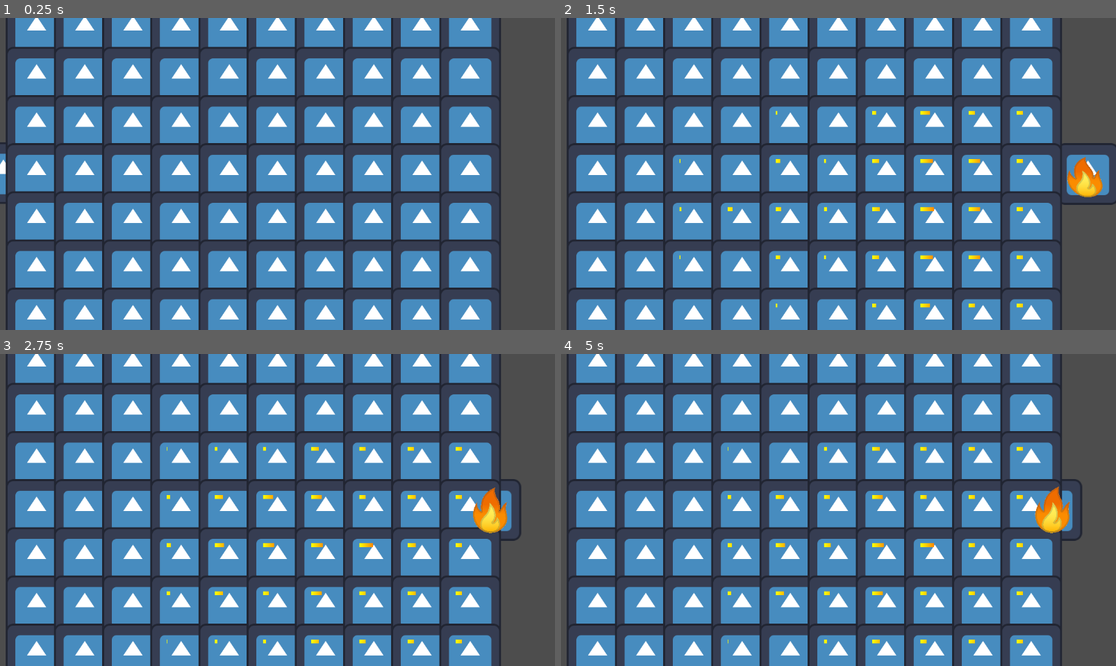
Above: before the commit, frames 1-4 (two rows, left to right).
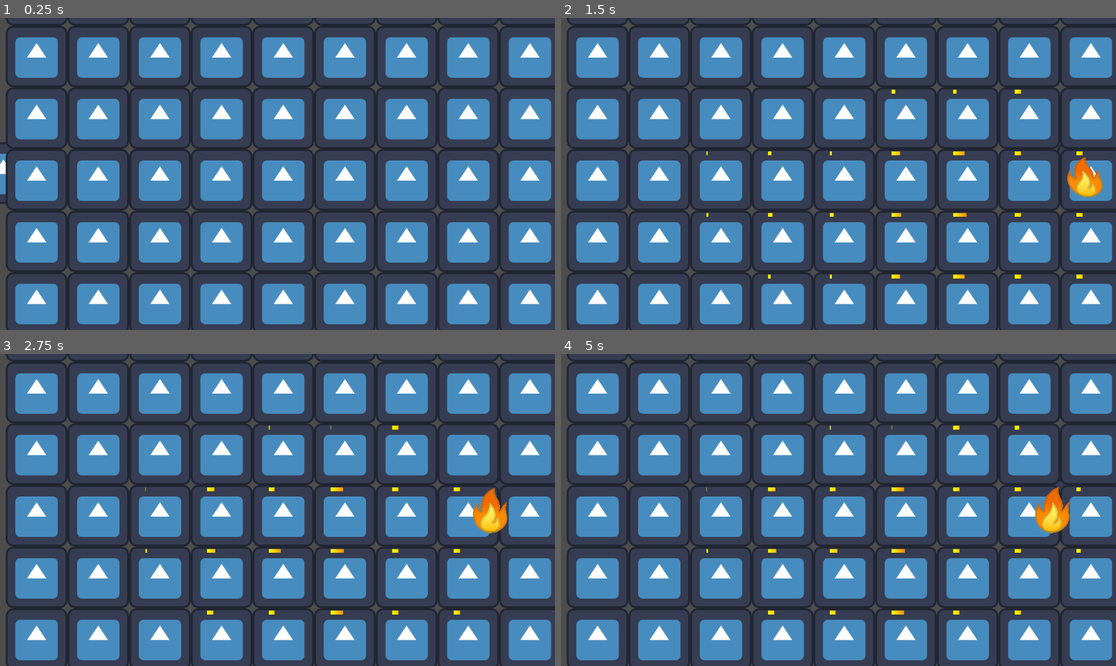
Above: after the commit, the same moments.

Repository: LiamRICE/CoopSpaceGame
Game: Godot game, scene res://scenes/test_scene.tscn
The game is run twice, just before and just after one commit, with the same random seed, the same clock (stepped at 60 frames per second) and the same inputs. After the commit the project has no main scene; this scene is started directly in both runs. The engine's default icon, where the game draws it, is replaced by a stand-in: a white triangle on a blue panel in a dark square.
Inputs:
- Up to frame 1 (0.25 s): no input
- Up to frame 2 (1.5 s): tap Enter (ui_accept) at 0.5, 0.6, 0.77, 1.07 s; hold D (right) 0.53-1.28 s; hold S (down) from 1.28 s (still down); tap Shift (sprint) at 1.35 s
- Up to frame 3 (2.75 s): tap Enter (ui_accept) at 1.52, 1.55, 1.82, 2.1 s; release S (down) at 2.03 s; hold D (right) from 2.03 s (still down)
- Up to frame 4 (5 s): release D (right) at 2.78 s; hold W (up) 2.78-3.53 s; tap Shift (sprint) at 2.85, 4.35 s; tap Enter (ui_accept) at 3.02, 3.05, 3.32, 3.6, 3.77, 4.07, 4.52, 4.55, 4.82 s; hold A (left) from 3.53 s (still down)

The runs differ from the first frame. In frame 1, 63% of the frame differs, in the area x 1-100%, y 0-100%; in frame 2, 63%; in frame 3, 63%; in frame 4, 63%.

Commit message:
Refactors to the flammable and health components. They still present some issues with performance. "Systems" not yet implemented. Added a Dialogue System. Not fully complete, the interpreter needs to have more functionality inserted to make fully operational. Added a new scripting language to script dialogue scenes. Removed "test_scene" from the projects main scene. No main scene is selected.

Diff:
--- a/project.godot
+++ b/project.godot
@@ -11,7 +11,6 @@
 [application]
 
 config/name="CoopSpaceGame"
-run/main_scene="res://scenes/test_scene.tscn"
 config/features=PackedStringArray("4.2", "Forward Plus")
 config/icon="res://icon.svg"
 
--- /dev/null
+++ b/ressources/data/dialogue/test_dialogue.tres
@@ -0,0 +1,7 @@
+[gd_resource type="Resource" script_class="DialogueResource" load_steps=2 format=3 uid="uid://b7uqkfu2342ia"]
+
+[ext_resource type="Script" path="res://ressources/data/interactions/dialogue_resource.gd" id="1_qswdf"]
+
+[resource]
+script = ExtResource("1_qswdf")
+dialogue_tree = ""
--- /dev/null
+++ b/ressources/data/interactions/dialogue_manager.gd
@@ -0,0 +1,111 @@
+class_name DialogueManager
+
+enum state {DONE, NEXT, OPTION}
+
+signal dialogue_finished(String)
+
+# Parses the text from the DialogueResource and shows the first line of dialogue upon interacting with the character
+# Returns if the character has another line of dialogue to say
+static func show_dialogue(resource, state:Dictionary, start:String = "") -> void:
+	# Save the indexes and names of markers in the script in a dict
+	var markers :Dictionary = {}
+
+	# Open the script file
+	var file := FileAccess.open("res://ressources/data/dialogue/test_dialogue.txt", FileAccess.READ)
+	var text = file.get_as_text()
+
+	# Remove all of the excess data from the script
+	text = text.get_slice("=>start", 1)
+	text = text.get_slice("=>end", 0)
+	var lines = text.split("\n", false)
+
+	# Strip the lines of any comments and complete the markers dict
+	var pos := 0
+	for line in lines:
+		if "#" in line:
+			line = line.get_slice("#", 0)
+			if line.ends_with(" "):
+				line = line.left(-1)
+		if "~" in line:
+			markers[line.get_slice("~", 1)] = pos
+		pos += 1
+
+	# Evaluates each line sequentially
+	_evaluate_lines(lines, 1, markers, state)
+
+
+# Presents the dialogue options at the string marker to the player
+# Returns the # of the option selected (ex: if there are 3 dialogue options and the player chooses the second, returns 2)
+# A return of 0 means no option was selected in the case of timed dialog.
+static func _show_options(options:Array[String]) -> int:
+	# TODO Create the show options dialogue
+	return 0
+
+
+static func _get_options(lines:Array[String], index:int) -> Array[String]:
+	# TODO List the options that can be selected by the player
+	return [""]
+
+
+# Evaluates the effect of a line and creates it's effect.
+# Returns the number of the next line to be evaluated
+static func _evaluate_lines(lines:Array[String], index:int, markers:Dictionary, state:Dictionary) -> int:
+	# isolates the evaluated line
+	var line:String = lines[index]
+
+	# Find the order of the line (num of indents)
+	var level := 0
+	while line[level] == "\t":
+		level += 1
+
+	# Match the first character to any commands
+	var index_changed := false
+	match line[level]:
+		"-":
+			# TODO create an options dialogue
+			index = _show_options(_get_options(lines, index))
+		"%":
+			# TODO print line to a UI element
+			print(line % state["name"])
+		_:
+			if line.begins_with("IF"):
+				# TODO handle if statements
+				print("If statement")
+
+			elif line.begins_with("ELIF"):
+				# TODO handle elif statements
+				print("If statement")
+
+			elif line.begins_with("ELSE"):
+				# TODO handle else statements
+				print("If statement")
+
+			elif line.begins_with("CHNG"):
+				var key := line.get_slice(" ", 1)
+				if state.has(key):
+					match typeof(state[key]):
+						TYPE_INT:
+							state[key] = line.get_slice(" ", 2).to_int()
+						TYPE_FLOAT:
+							state[key] = line.get_slice(" ", 2).to_float()
+						TYPE_STRING:
+							state[key] = line.get_slice(" ", 2)
+						TYPE_BOOL:
+							if line.get_slice(" ", 2) == "true":
+								state[key] = true
+							else:
+								state[key] = false
+
+			elif line.begins_with("JMP"):
+				# TODO Handle jump cases
+				print("If statement")
+
+			elif line.begins_with("RTN"):
+				# TODO Handle return cases
+				print("If statement")
+
+	# increment the index if no other modifications or jumps happened
+	if !index_changed:
+		index += 1
+
+	return 0
--- /dev/null
+++ b/ressources/data/interactions/dialogue_resource.gd
@@ -0,0 +1,4 @@
+class_name DialogueResource
+extends Resource
+
+@export var dialogue_tree :String
--- a/scenes/entity_components/health_component.gd
+++ b/scenes/entity_components/health_component.gd
@@ -5,11 +5,15 @@
 
 # Properties
 @export var maxHealth :float
-@export var health :float:
+var health :float:
 	set(value):
 		health = clampf(value, 0, maxHealth)
 	get:
 		return roundi(health)
+
+
+func _ready():
+	health = maxHealth
 
 
 # Called when the node enters the scene tree for the first time.
--- /dev/null
+++ b/scenes/entity_components/interact_component.gd
@@ -0,0 +1,11 @@
+extends Node2D
+
+
+# Called when the node enters the scene tree for the first time.
+func _ready():
+	pass # Replace with function body.
+
+
+# Called every frame. 'delta' is the elapsed time since the previous frame.
+func _process(delta):
+	pass
--- /dev/null
+++ b/scenes/objects/Properties/actionable.gd
@@ -0,0 +1,10 @@
+extends Area2D
+
+
+@export var dialogue_file :Resource
+@export var variable_tags :Dictionary
+
+
+# Called when the node enters the scene tree for the first time.
+func action():
+	pass # Replace with function body.
--- /dev/null
+++ b/scenes/objects/Properties/actionable.tscn
@@ -0,0 +1,8 @@
+[gd_scene load_steps=2 format=3 uid="uid://wwc3kxkiera"]
+
+[ext_resource type="Script" path="res://scenes/objects/Properties/actionable.gd" id="1_hh1q3"]
+
+[node name="Actionable" type="Area2D"]
+collision_layer = 4
+collision_mask = 0
+script = ExtResource("1_hh1q3")
--- /dev/null
+++ b/scenes/objects/Properties/flammability_system.gd
@@ -0,0 +1,19 @@
+extends Node
+
+
+var object_list : Array[Flammable] = []
+
+
+# Called when the node enters the scene tree for the first time.
+func _ready():
+	for i in get_tree().get_nodes_in_group("flammables"):
+		object_list.append(i)
+
+
+# Called every frame. 'delta' is the elapsed time since the previous frame.
+func _process(delta):
+	pass
+
+
+func add_flammable(flammable:Flammable):
+	object_list.append(flammable)
--- /dev/null
+++ b/scenes/objects/Properties/flammability_system.tscn
@@ -0,0 +1,6 @@
+[gd_scene load_steps=2 format=3 uid="uid://32pofpw040b1"]
+
+[ext_resource type="Script" path="res://scenes/objects/Properties/flammability_system.gd" id="1_gcci8"]
+
+[node name="FlammabilitySystem" type="Node"]
+script = ExtResource("1_gcci8")
--- a/scenes/objects/Properties/flammable.gd
+++ b/scenes/objects/Properties/flammable.gd
@@ -1,9 +1,6 @@
 class_name Flammable
 
-extends Node
-
-# Properties enumeration
-const Properties = preload("res://scenes/objects/object_enums.gd").Properties
+extends Node2D
 
 # Property Constants
 const FIRE_DMG :float = 5
@@ -18,19 +15,26 @@
 # Associated nodes
 @onready var effect := $Effect
 @onready var fire_bar := $FireBar
+@onready var dmg_timer = $DmgTimer
+@export var healthComponent :HealthComponent
 var spreading_nodes :Array[Flammable] = []
 
 # control variables
 var spread_counter :int = 0
 
 
+# Called once at the instantiation of the object once it joins the tree
 func _ready():
 	if is_burning:
 		start_fire(true)
 	elif is_being_lit:
 		spread_fire()
 
+	# Connect the dmg_timer timeout signal to the inflict_dmg function
+	dmg_timer.timeout.connect(inflict_damage)
 
+
+# Called 60 times per second for every physics update
 func _physics_process(delta):
 	# List the nodes no longer in range and remove them
 	var nodes_to_erase :Array[Flammable] = []
@@ -38,85 +42,105 @@
 
 	# Check if the was being set on fire in the previous frame
 	if is_being_lit:
-		# Initialize variables for the spreading
-		var spread := false # Assume that no nodes are in range
-		var i := 0 # Start at index 0 of the spreading nodes list
-		var max := spreading_nodes.size() # Get the length of the spreading nodes array
-
-		# If no node in range has been previously detected, check if next node is in range (and check that not getting index out-of-range)
-		while not spread and i < max:
-			var dst = spreading_nodes[i].global_position.distance_to(self.global_position) # Check range to current node
-			if dst <= SPREAD_DST * 100: # if a source is in range, no need to check if other sources are in range
-				spread = true # The node has been spread to
-				if fire_bar.value >= fire_bar.max_value: # If the loading bar has reached it's max value, start the fire and remove all spreading nodes
-					start_fire()
-					spreading_nodes = []
-				else: # Otherwise, the value hasn't reached the max, so add the delta to the value
-					fire_bar.value += delta
-			else: # If the node is no longer in range
-				nodes_to_erase.append(spreading_nodes[i]) # Add that node to the list of nodes to no longer check
-			i += 1 # Increment the index
-		if not spread: # If no spreading has occurred, decrement the progress bar
-			fire_bar.value -= delta # decrease the progress bar
-			if fire_bar.value <= 0: # If the progress bar is below or at zero
-				spreading_nodes = [] # Remove all spreading nodes (no nodes in range)
-				is_being_lit = false # The node is no longer actively being lit
-				fire_bar.visible = false # The fire bar can be hidden since no spreading is occuring
+		_update_spreading(delta, nodes_to_erase)
 
 	# Erase nodes that are out of range
 	for i in nodes_to_erase:
 		spreading_nodes.erase(i)
 
 	# If the object can spread fire and is burning (the spread_counter makes this function execute at 4Hz)
-	if is_spreadable and is_burning and spread_counter >= 15:
+	if is_burning and is_spreadable and spread_counter >= 15:
 		spread_counter = 0 # Reset the spread_counter
-		var flammables := get_tree().get_nodes_in_group("flammables") # Get all of the flammable objects in the scene
-		for i in flammables:
-			if not i == self and not i.is_burning: # If the node being checked is on fire and is not itself
-				var distance = self.global_position.distance_to(i.global_position) # Calculate the distance to that node
-				if distance <= SPREAD_DST * 100:
-					i.spread_fire(self) # If it's in the radius, spread fire to it
+		_spread_fire_to_flammables()
+
+
+# Update the spreading of the object
+func _update_spreading(delta:float, nodes_to_erase:Array[Flammable]):
+	# Initialize variables for the spreading
+	var spread := false # Assume that no nodes are in range
+	var i := 0 # Start at index 0 of the spreading nodes list
+	var max := spreading_nodes.size() # Get the length of the spreading nodes array
+
+	# If no node in range has been previously detected, check if next node is in range (and check that not getting index out-of-range)
+	while not spread and i < max:
+		if spreading_nodes[i] == null and i < max-1:
+			nodes_to_erase.append(spreading_nodes[i])
+			i += 1
+		elif spreading_nodes[i] == null:
+			nodes_to_erase.append(spreading_nodes[i])
+			return
+		var dst = spreading_nodes[i].global_position.distance_to(self.global_position) # Check range to current node
+		if dst <= SPREAD_DST * 100: # if a source is in range, no need to check if other sources are in range
+			spread = true # The node has been spread to
+			if fire_bar.value >= fire_bar.max_value: # If the loading bar has reached it's max value, start the fire and remove all spreading nodes
+				start_fire()
+				spreading_nodes = []
+			else: # Otherwise, the value hasn't reached the max, so add the delta to the value
+				fire_bar.value += delta
+		else: # If the node is no longer in range
+			nodes_to_erase.append(spreading_nodes[i]) # Add that node to the list of nodes to no longer check
+		i += 1 # Increment the index
+	if not spread: # If no spreading has occurred, decrement the progress bar
+		fire_bar.value -= delta # decrease the progress bar
+		if fire_bar.value <= 0: # If the progress bar is below or at zero
+			spreading_nodes = [] # Remove all spreading nodes (no nodes in range)
+			is_being_lit = false # The node is no longer actively being lit
+			fire_bar.visible = false # The fire bar can be hidden since no spreading is occuring
 
 
 func spread_fire(node:Flammable = self):
+	# Check that the fire is elegible to being spread to
 	if not is_burning and not is_being_lit:
+		# If it's elegible but not actively being lit, initialise the spreading by showing the progress bar and setting the values
 		is_being_lit = true
 		fire_bar.value = 0
 		fire_bar.visible = true
 		fire_bar.max_value = 100/FLAMMABILITY
-		spreading_nodes.append(node)
+		spreading_nodes.append(node) # Add the node spreading the fire to this object's list of affecting nodes
+
+	# In the case the fire is already being lit by another source, just add that source to the list of affecting nodes
 	elif not is_burning and is_being_lit:
+		# Just add the node spreading the fire to this object's list of affecting nodes
 		spreading_nodes.append(node)
 
 
-func inflict_damage(healthComponent):
-	healthComponent.health -= FIRE_DMG
+func inflict_damage():
+	# adds damage to the health component
+	#healthComponent.take_damage(FIRE_DMG)
+	pass
 
 
 func start_fire(forced:bool = false):
-	if forced:
-		initialize_fire()
-	elif not is_burning and is_being_lit:
-		initialize_fire()
+	# Start the fire if the lighting is forced or if the object is not currently burning and is being set on fire
+	if forced or (not is_burning and is_being_lit):
+		# Set the object to be burning, show the graphics effect and hide the progress bar
+		is_burning = true
+		is_being_lit = false
+		fire_bar.visible = false
+		effect.visible = true
+
+		# Start a timer to inflict damage every second to the object's HealthComponent
+		dmg_timer.start(1)
+
+		if is_spreadable:
+			# If the fire is spreadeable to other nearby entities, spread the fire to other flammables in range
+			_spread_fire_to_flammables()
 
 
-func initialize_fire():
-	is_burning = true
-	is_being_lit = false
-	fire_bar.visible = false
-	effect.visible = true
-	if is_spreadable:
-		var flammables := get_tree().get_nodes_in_group("flammables")
-		for i in flammables:
-			if not i == self and not i.is_burning:
-				var distance = self.global_position.distance_to(i.global_position)
-				if distance <= SPREAD_DST * 100:
-					i.spread_fire(self)
+func _spread_fire_to_flammables():
+	var flammables := get_tree().get_nodes_in_group("flammables") # Get all of the flammable objects in the scene
+	for i in flammables:
+		if not i == self and not i.is_burning and not self in i.spreading_nodes: # If the node being checked is on fire and is not itself
+			var distance = self.global_position.distance_to(i.global_position) # Calculate the distance to that node
+			if distance <= SPREAD_DST * 100:
+				i.spread_fire(self) # If it's in the radius, spread fire to it
 
 
 func stop_fire():
-	if is_burning:
+	if is_burning: # if the object is already burning stop the burning and hide the burn effect
 		is_burning = false
 		effect.visible = false
-	if is_being_lit:
+	if is_being_lit: # If the object was only being lit, hide the progress bar and reset it to 0
 		is_being_lit = false
+		fire_bar.visible = false
+		fire_bar.value = 0
--- a/scenes/objects/Properties/flammable.tscn
+++ b/scenes/objects/Properties/flammable.tscn
@@ -36,3 +36,5 @@
 stretch_margin_right = 1
 stretch_margin_bottom = 1
 texture_progress = SubResource("GradientTexture1D_lfa6d")
+
+[node name="DmgTimer" type="Timer" parent="."]
--- a/scenes/objects/static_object.tscn
+++ b/scenes/objects/static_object.tscn
@@ -20,5 +20,7 @@
 shape = SubResource("RectangleShape2D_k3kry")
 
 [node name="HealthComponent" parent="." instance=ExtResource("3_vtco4")]
+maxHealth = 10.0
 
-[node name="Flammable" parent="." instance=ExtResource("2_vbrwk")]
+[node name="Flammable" parent="." node_paths=PackedStringArray("healthComponent") instance=ExtResource("2_vbrwk")]
+healthComponent = NodePath("../HealthComponent")
--- a/scenes/test_scene.tscn
+++ b/scenes/test_scene.tscn
@@ -2,6 +2,21 @@
 
 [ext_resource type="Script" path="res://scenes/testing_script.gd" id="1_3hsn6"]
 [ext_resource type="PackedScene" uid="uid://dhlbnkmfh4ixf" path="res://scenes/objects/static_object.tscn" id="1_fxxfu"]
+
+[sub_resource type="Animation" id="Animation_juny8"]
+length = 0.001
+tracks/0/type = "value"
+tracks/0/imported = false
+tracks/0/enabled = true
+tracks/0/path = NodePath("Box:position")
+tracks/0/interp = 1
+tracks/0/loop_wrap = true
+tracks/0/keys = {
+"times": PackedFloat32Array(0),
+"transitions": PackedFloat32Array(1),
+"update": 0,
+"values": [Vector2(-569, -2)]
+}
 
 [sub_resource type="Animation" id="Animation_fx0io"]
 resource_name = "move_right"
@@ -16,21 +31,6 @@
 "transitions": PackedFloat32Array(1, 1),
 "update": 0,
 "values": [Vector2(-569, -2), Vector2(575, 0)]
-}
-
-[sub_resource type="Animation" id="Animation_juny8"]
-length = 0.001
-tracks/0/type = "value"
-tracks/0/imported = false
-tracks/0/enabled = true
-tracks/0/path = NodePath("Box:position")
-tracks/0/interp = 1
-tracks/0/loop_wrap = true
-tracks/0/keys = {
-"times": PackedFloat32Array(0),
-"transitions": PackedFloat32Array(1),
-"update": 0,
-"values": [Vector2(-569, -2)]
 }
 
 [sub_resource type="AnimationLibrary" id="AnimationLibrary_0whmb"]
--- a/scenes/testing_script.gd
+++ b/scenes/testing_script.gd
@@ -3,6 +3,7 @@
 
 @onready var box = $Box
 @onready var animation_player = $AnimationPlayer
+var num := 0.0
 
 const Box = preload("res://scenes/objects/static_object.tscn")
 
@@ -11,8 +12,11 @@
 	for i in range(10):
 		for j in range(10):
 			var new_box = Box.instantiate()
-			new_box.position = Vector2(100*i-500, 100*j-500)
+			new_box.position = Vector2(128*i-500, 128*j-500)
 			add_child(new_box)
+
+
+	DialogueManager.show_dialogue(null, {"name":"Steve"})
 
 
 # Called every frame. 'delta' is the elapsed time since the previous frame.
@@ -20,3 +24,6 @@
 	if Input.is_action_just_pressed("ui_accept"):
 		box.get_node("Flammable").start_fire(true)
 		animation_player.play("move_right")
+	if delta > num:
+		num = delta
+		print(str(1/delta) + " FPS")
Binary file added: graphics/UI/ui_interact.png
Not shown, added: graphics/UI/ui_interact.png.import
Not shown, added: ressources/data/dialogue/test_dialogue.txt
Not shown, added: ressources/data/interactions/readme.txt
